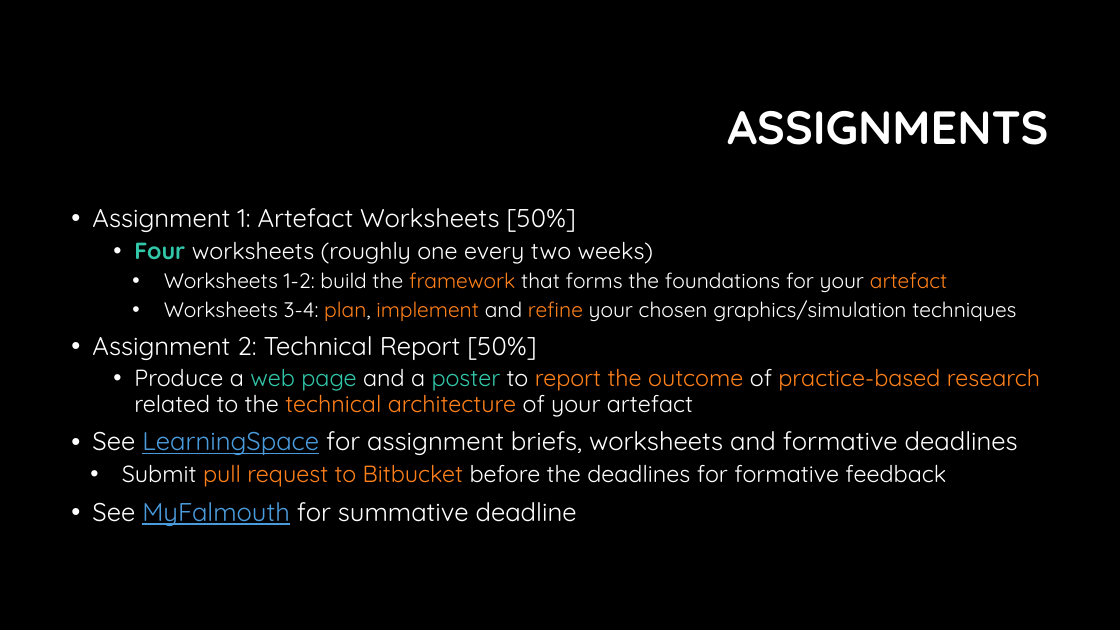
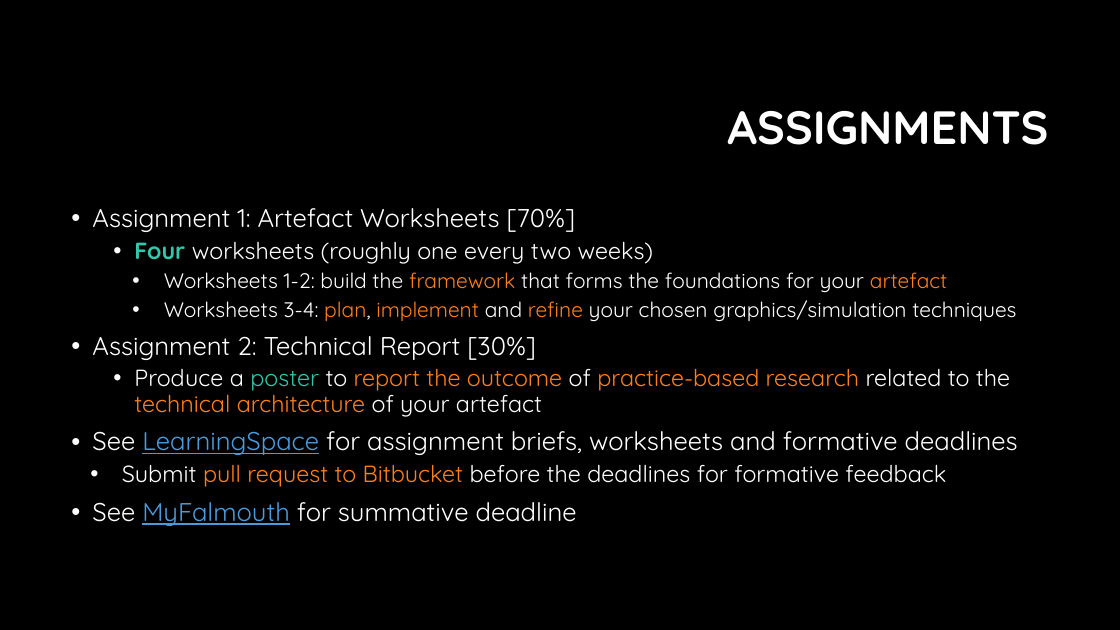
Before and after one commit to Falmouth-Games-Academy/bsc-course-materials, a slide deck: slide 11 of COMP220/01/2020-21-COMP220-01-induction-materials.pptx. Drawn at 1120x630 pixels with LibreOffice and Linux fonts; fonts in the diff are those of the drawing; background and template pictures are left out. Boxes give left, top, right and bottom in pixels: in the first picture for what was removed or moved away, otherwise in the second. Text is boxed around its words. In the diff, an @@ line names an element or a change of style, - is before the commit and + after.

Commit message:
COMP220 induction slides fix

```diff
--- a/COMP220/01/2020-21-COMP220-01-induction-materials.pptx
+++ b/COMP220/01/2020-21-COMP220-01-induction-materials.pptx
@@ text at (92,208,576,232): text changed @@
-• Assignment 1: Artefact Worksheets [50%]
+• Assignment 1: Artefact Worksheets [70%]
@@ text at (92,336,1010,417): text changed @@
-• Assignment 2: Technical Report [50%]
-  • Produce a web page and a poster to report the outcome of practice-based research related to the technical architecture of your artefact
+• Assignment 2: Technical Report [30%]
+  • Produce a poster to report the outcome of practice-based research related to the technical architecture of your artefact
```
Also in this commit, not shown: 1 other file.
